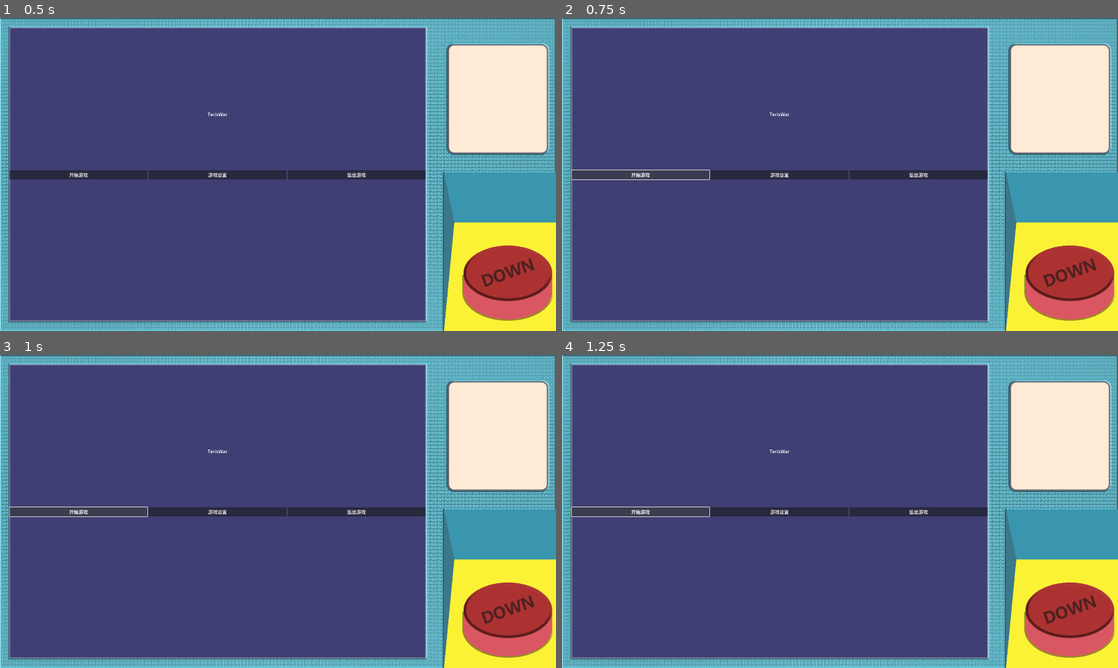
Above: before the commit, frames 1-4 (two rows, left to right).
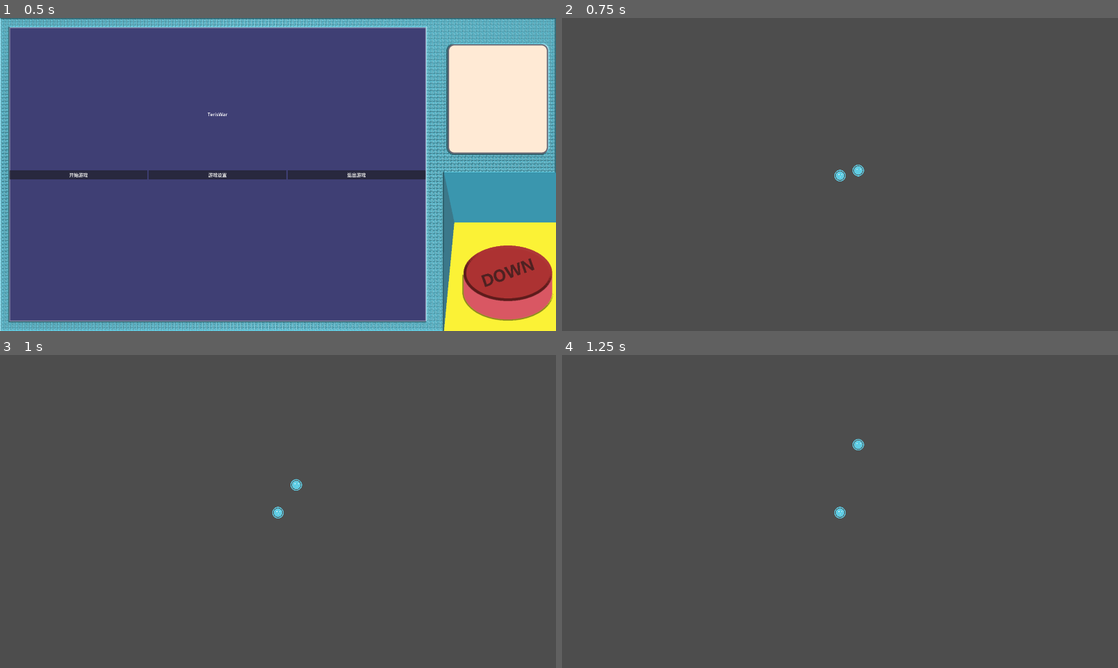
Above: after the commit, the same moments.

Repository: 2495802072/TerisWar
Game: Godot game, scene res://Game/scene/game.tscn
Two runs of this game, one before a commit and one after it. Both use one fixed random seed, a clock stepped at 60 frames per second and the inputs below.
Inputs:
- Up to frame 1 (0.5 s): no input
- Up to frame 2 (0.75 s): click "开始游戏" at 0.5 s
- Up to frame 3 (1 s): no input
- Up to frame 4 (1.25 s): no input

Frame 1 is identical in both runs. In frame 2, 99% of the frame differs, in the area x 0-100%, y 0-100%; in frame 3, 99%; in frame 4, 99%.

Commit message:
界面切换，及游戏初始化

Diff:
--- a/Game/scene/game.tscn
+++ b/Game/scene/game.tscn
@@ -6,6 +6,7 @@
 [ext_resource type="Script" path="res://UI/script/Code/GUIConfig.gd" id="2_u8n7w"]
 [ext_resource type="PackedScene" uid="uid://ke1r76yyb0sg" path="res://UI/scene/SettingMenu.tscn" id="4_e8b0x"]
 [ext_resource type="PackedScene" uid="uid://dxkktpmrymtu0" path="res://UI/scene/alert.tscn" id="5_jndbu"]
+[ext_resource type="PackedScene" uid="uid://c6s43dx6dyinh" path="res://UI/scene/GamingUI.tscn" id="7_wa8rp"]
 
 [sub_resource type="Resource" id="Resource_qvwx1"]
 script = ExtResource("2_u8n7w")
@@ -22,14 +23,25 @@
 id = &"Alert"
 prefab = ExtResource("5_jndbu")
 
-[node name="Game" type="Node"]
+[sub_resource type="Resource" id="Resource_q37qb"]
+script = ExtResource("2_u8n7w")
+id = &"GamingUI"
+prefab = ExtResource("7_wa8rp")
+
+[node name="Game" type="Node" node_paths=PackedStringArray("map_root", "player_root")]
 script = ExtResource("1_li1cv")
+map_root = NodePath("MapRoot")
+player_root = NodePath("PlayerRoot")
 
 [node name="GUIManager" type="Node" parent="." node_paths=PackedStringArray("guiRoot")]
 unique_name_in_owner = true
 script = ExtResource("2_tb7dv")
-ViewConfigList = Array[ExtResource("2_u8n7w")]([SubResource("Resource_qvwx1"), SubResource("Resource_30o6a"), SubResource("Resource_2rwgw")])
+ViewConfigList = Array[ExtResource("2_u8n7w")]([SubResource("Resource_qvwx1"), SubResource("Resource_30o6a"), SubResource("Resource_2rwgw"), SubResource("Resource_q37qb")])
 guiRoot = NodePath("../CanvasLayer/GUIRoot")
+
+[node name="MapRoot" type="Node2D" parent="."]
+
+[node name="PlayerRoot" type="Node2D" parent="."]
 
 [node name="CanvasLayer" type="CanvasLayer" parent="."]
 
--- a/Game/script/game.gd
+++ b/Game/script/game.gd
@@ -1,3 +1,16 @@
 extends Node
 
+@export var map_root:Node2D
+@export var player_root:Node2D
 var map_scene:PackedScene = preload("res://Map/scene/map.tscn") ## 基础地图
+var player_scene:PackedScene = preload("res://NPC & Player/scene/player.tscn") ## 基础地图
+
+func refresh_map(): ## 刷新地图
+	for node in map_root.get_children():
+		node.free()
+	map_root.add_child(map_scene.instantiate())
+	pass
+
+func add_player():## 添加玩家
+	player_root.add_child(player_scene.instantiate())
+	pass
--- /dev/null
+++ b/UI/scene/GamingUI.tscn
@@ -0,0 +1,26 @@
+[gd_scene load_steps=2 format=3 uid="uid://c6s43dx6dyinh"]
+
+[ext_resource type="Script" path="res://UI/script/GamingUI.gd" id="1_rh33n"]
+
+[node name="GamingUi" type="Control"]
+layout_mode = 3
+anchors_preset = 15
+anchor_right = 1.0
+anchor_bottom = 1.0
+grow_horizontal = 2
+grow_vertical = 2
+script = ExtResource("1_rh33n")
+
+[node name="Exit" type="Button" parent="."]
+layout_mode = 1
+anchors_preset = 14
+anchor_top = 0.5
+anchor_right = 1.0
+anchor_bottom = 0.5
+offset_top = -15.5
+offset_bottom = 15.5
+grow_horizontal = 2
+grow_vertical = 2
+text = "Exit"
+
+[connection signal="pressed" from="Exit" to="." method="_on_exit_pressed"]
--- a/UI/scene/PrimaryMenu.tscn
+++ b/UI/scene/PrimaryMenu.tscn
@@ -1,8 +1,8 @@
 [gd_scene load_steps=4 format=3 uid="uid://b4cuif5lu7uyp"]
 
 [ext_resource type="Texture2D" uid="uid://cuagwwswp6lgt" path="res://asset/BG1.png" id="1_0uguo"]
-[ext_resource type="Script" path="res://UI/script/Code/BaseGui.gd" id="1_nhist"]
 [ext_resource type="Theme" uid="uid://cplrgxqtplgum" path="res://UI/Theme/primary_meun.tres" id="1_vx2jt"]
+[ext_resource type="Script" path="res://UI/script/PrimaryMenu.gd" id="2_ybo5o"]
 
 [node name="PrimaryMenu" type="Control"]
 layout_mode = 3
@@ -12,7 +12,7 @@
 grow_horizontal = 2
 grow_vertical = 2
 theme = ExtResource("1_vx2jt")
-script = ExtResource("1_nhist")
+script = ExtResource("2_ybo5o")
 
 [node name="TextureRect" type="TextureRect" parent="."]
 layout_mode = 0
@@ -65,3 +65,5 @@
 layout_mode = 2
 size_flags_horizontal = 3
 text = "退出游戏"
+
+[connection signal="pressed" from="Control/HBoxContainer/Play" to="." method="_on_play_pressed"]
--- a/UI/script/Code/GUIManager.gd
+++ b/UI/script/Code/GUIManager.gd
@@ -52,8 +52,6 @@
 	view.be_hide()
 	view.show()
 
-
-
 func _get_view_config(viewId:StringName) -> GUIViewConfig: ## 获取对应名称的config
 	return viewConfigMap[viewId]
 
--- /dev/null
+++ b/UI/script/GamingUI.gd
@@ -0,0 +1,15 @@
+extends BaseGUI
+
+func _open():
+	hide() ## 打开界面时默认隐藏自身
+
+func _process(_delta):
+	if Input.is_action_just_released("ui_cancel"):
+		if visible:
+			hide()
+		else:
+			show()
+
+func _on_exit_pressed():
+	_close_self()
+	G._get_view_manager().open_view("PrimaryMenu")
--- /dev/null
+++ b/UI/script/PrimaryMenu.gd
@@ -0,0 +1,12 @@
+extends BaseGUI
+
+func _on_play_pressed():
+	# 打开游戏内的UI
+	G._get_view_manager().open_view("GamingUI")
+	# 添加地图
+	G._get_game_root().refresh_map()
+	# 添加玩家
+	G._get_game_root().add_player()
+
+	#关闭自身
+	_close_self()
Not shown: 1 places in Game/scene/game.tscn that only renumber resources
Binary file changed: Language/language.de.translation
Binary file changed: Language/language.en.translation
Binary file changed: Language/language.es.translation
Binary file changed: Language/language.fr.translation
Binary file changed: Language/language.it.translation
Binary file changed: Language/language.zh.translation
